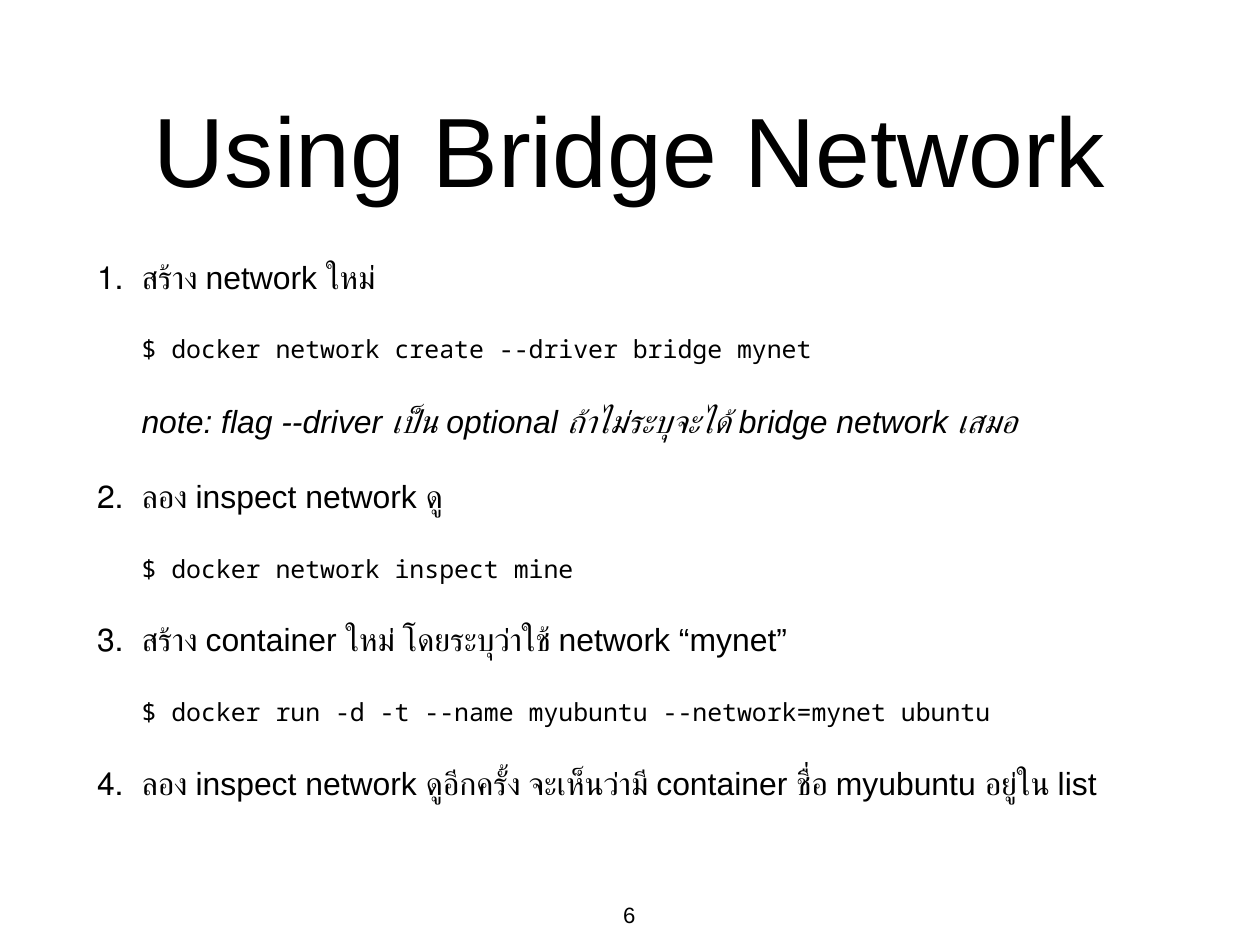
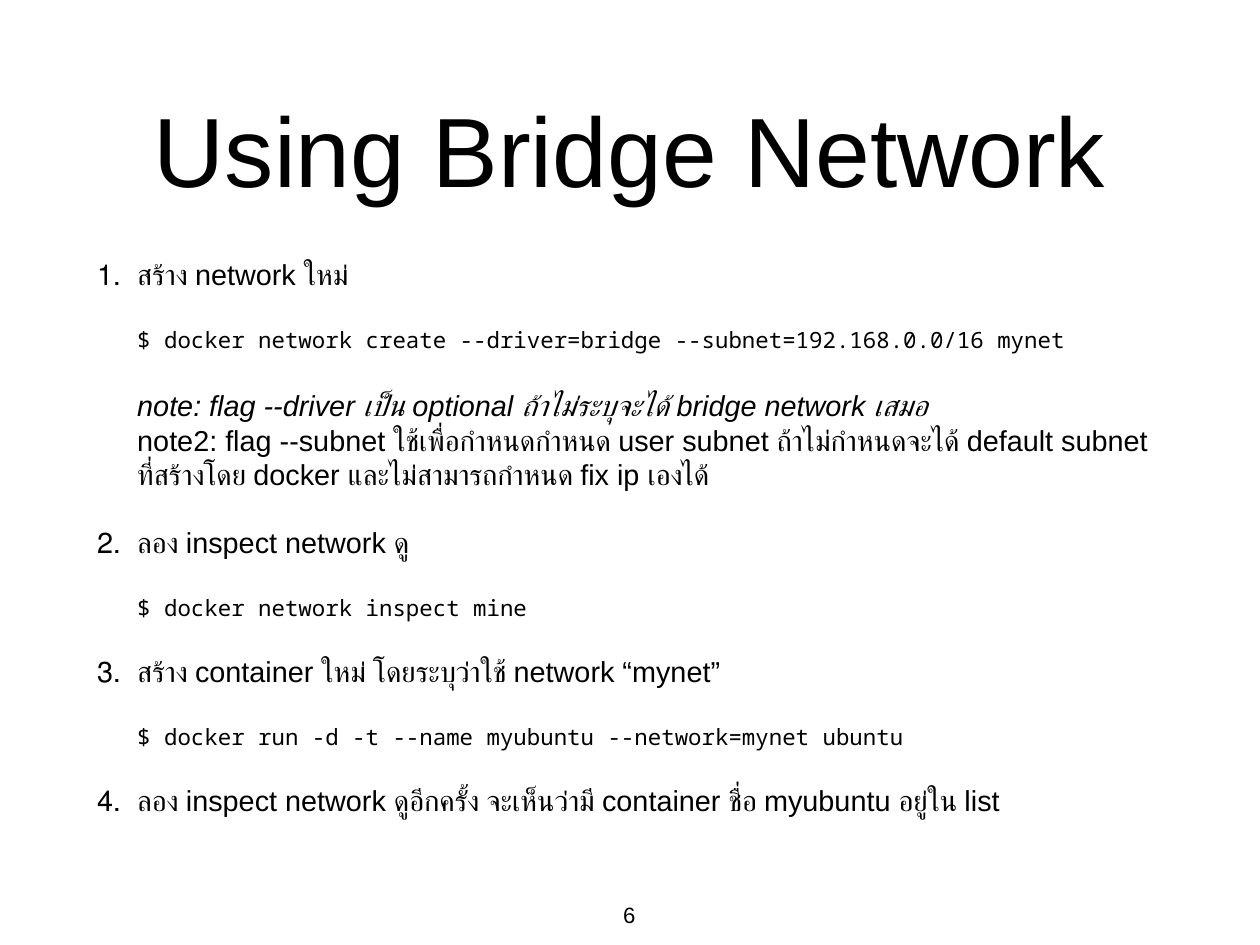
Before and after one commit to olarn/Docker-Training, a slide deck: slide 6 of Powerpoint/04.DockerNetwork.pptx. Drawn at 1260x945 pixels with LibreOffice and Linux fonts; fonts in the diff are those of the drawing. Boxes give left, top, right and bottom in pixels: in the first picture for what was removed or moved away, otherwise in the second. Text is boxed around its words. In the diff, an @@ line names an element or a change of style, - is before the commit and + after.

Commit message:
fix typo, fix network lab that cannot assign fix ip address.

```diff
--- a/Powerpoint/04.DockerNetwork.pptx
+++ b/Powerpoint/04.DockerNetwork.pptx
@@ text at <box>137,263,1147,491</box>: text changed; size 25.9 to 23.4 pt; italic off @@
-1. สร้าง network ใหม่
-   $ docker network create --driver bridge mynet
-   note: flag --driver เป็น optional ถ้าไม่ระบุจะได้ bridge network เสมอ
+1. สร้าง network ใหม่
+   $ docker network create --driver=bridge --subnet=192.168.0.0/16 mynet
+   note: flag --driver เป็น optional ถ้าไม่ระบุจะได้ bridge network เสมอ
+   note2: flag --subnet ใช้เพื่อกำหนดกำหนด user subnet ถ้าไม่กำหนดจะได้ default subnet ที่สร้างโดย docker และไม่สามารถกำหนด fix ip เองได้
@@ text at <box>137,532,999,820</box>: size 25.9 to 23.4 pt in "ลอง inspect network ดู", "สร้าง container ใหม่ โดยระบุว่าใช้ network “mynet”", "ลอง inspect network ดูอีกครั้ง จะเห็นว่ามี container ชื่อ ..."; size 20.2 to 18.2 pt in "$ docker network inspect mine", "$ docker run -d -t --name myubuntu ..."; indent changed; less space between paragraphs @@
```
Also in this commit, not shown: 1 other slide changed, 14 other files.
